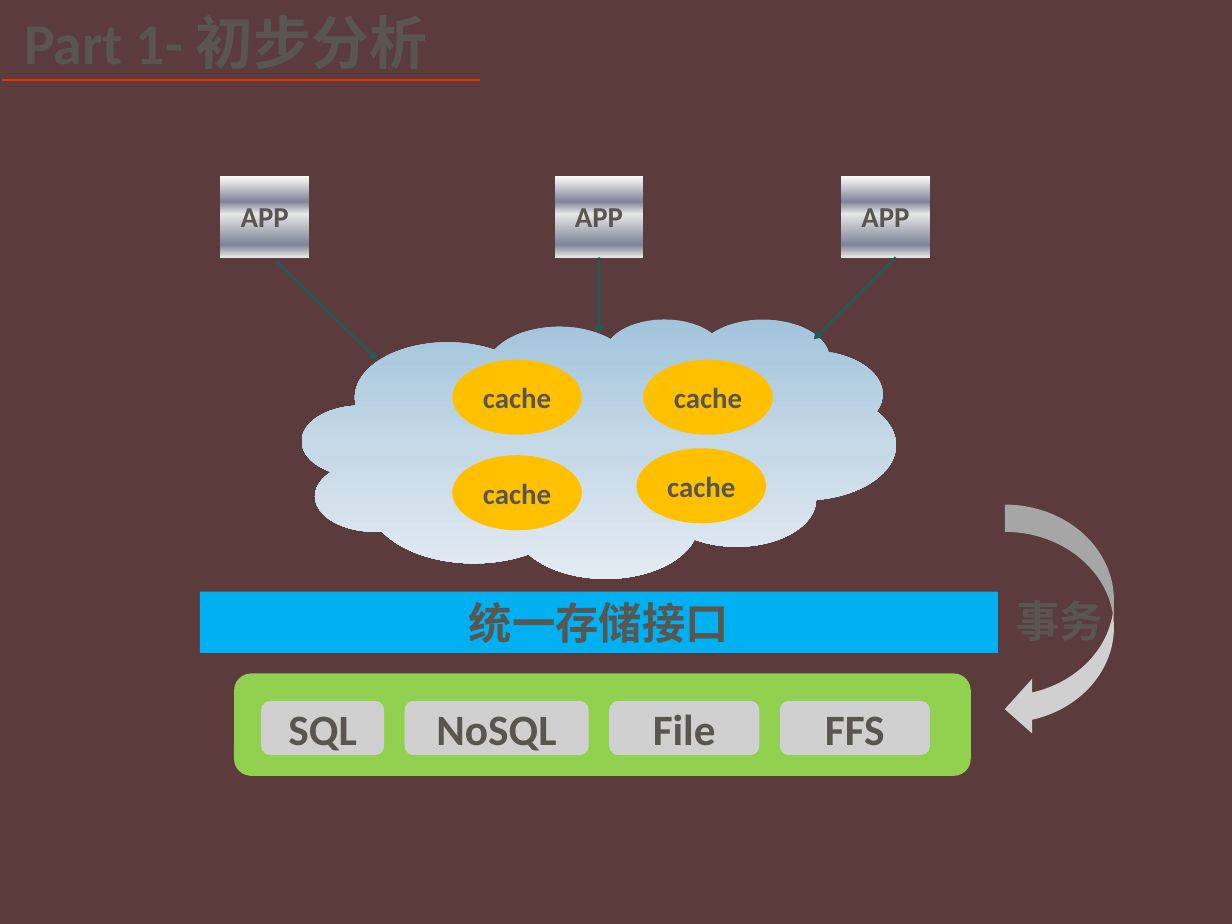
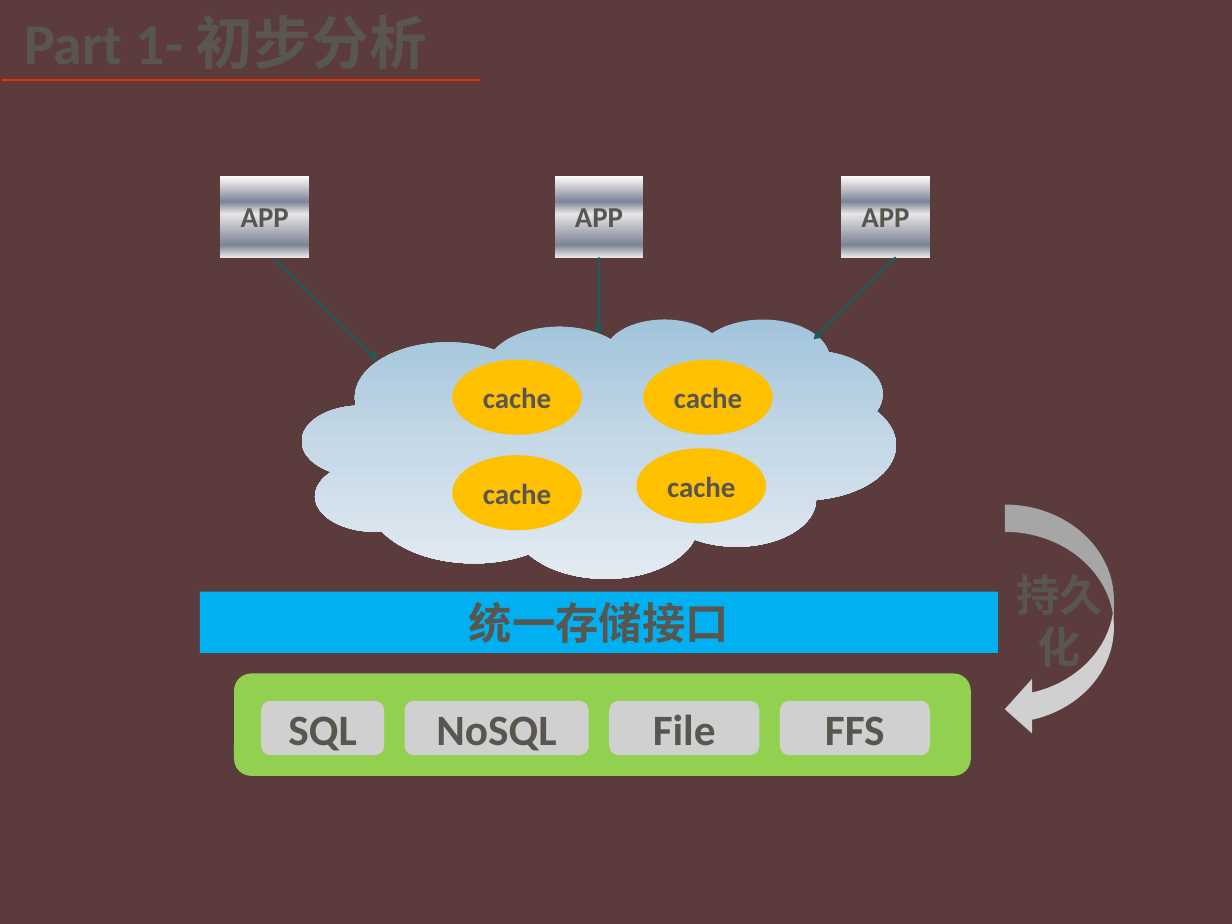
Before and after one commit to 18965050/-, a slide deck: slide 5 of 基于多数据库的分布式缓存系统方案设计.pptx. Drawn at 1232x924 pixels with LibreOffice and Linux fonts; fonts in the diff are those of the drawing; grey boxes stand for pictures; background and template pictures are left out. Boxes give left, top, right and bottom in pixels: in the first picture for what was removed or moved away, otherwise in the second. Text is boxed around its words. In the diff, an @@ line names an element or a change of style, - is before the commit and + after.

```diff
--- a/基于多数据库的分布式缓存系统方案设计.pptx
+++ b/基于多数据库的分布式缓存系统方案设计.pptx
@@ text in picture at box(1016, 568, 1103, 675): text changed @@
-事务
+持久化
```
Also in this commit, not shown: 2 other slides changed, 13 slides added, 1 slide removed, 7 other files.
